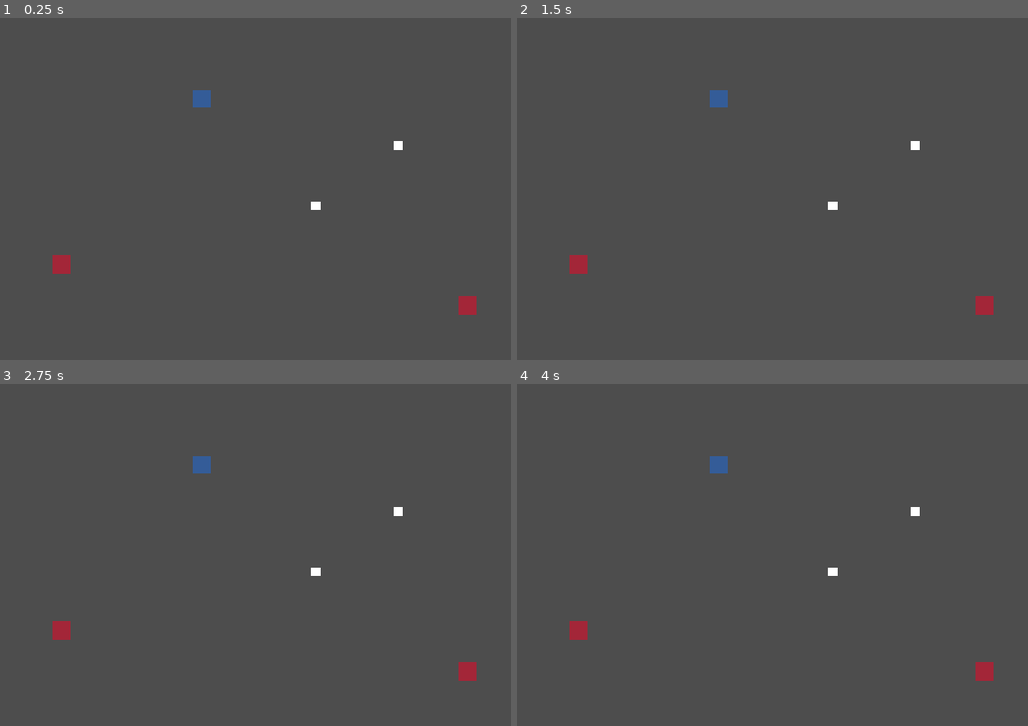
Above: before the commit, frames 1-4 (two rows, left to right).
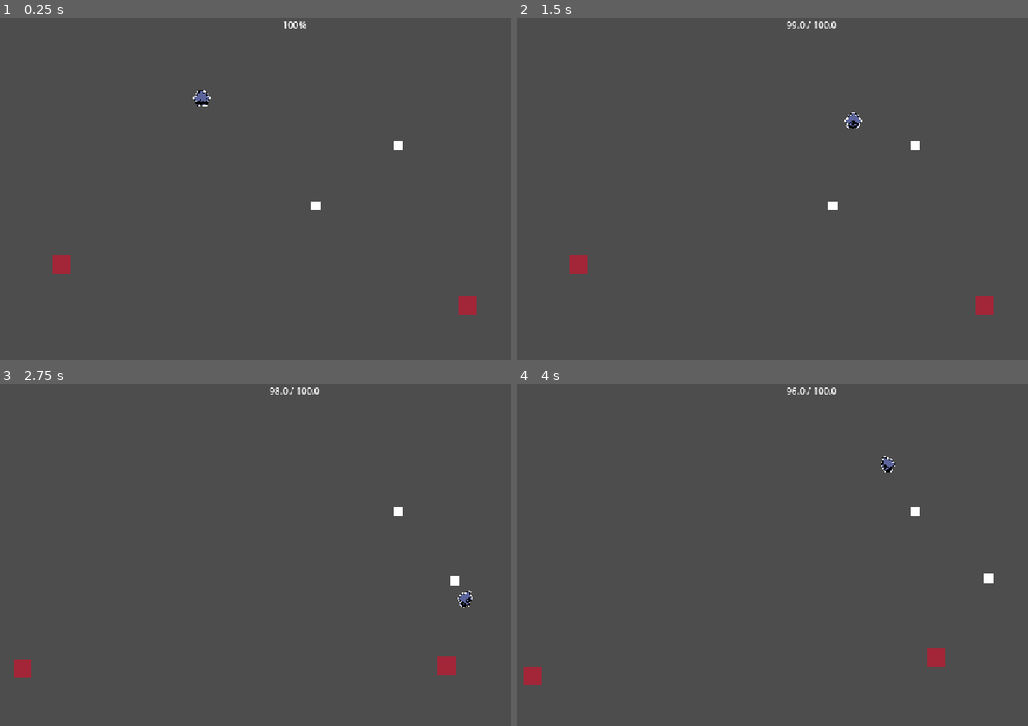
Above: after the commit, the same moments.

Repository: tonasthesecond/b1tjam
Game: Godot game, scene res://rooms/test.tscn
Same seed, same stepped clock (60 frames per second), same inputs: the game is played once before the commit and once after it.
Inputs:
- Up to frame 1 (0.25 s): no input
- Up to frame 2 (1.5 s): hold Right (ui_right) 0.53-1.28 s; hold E (interact) 0.53-1.28 s; tap C (dash) at 0.6 s; hold Down (ui_down) from 1.28 s (still down); tap E (interact) at 1.35 s
- Up to frame 3 (2.75 s): tap C (dash) at 1.55, 2.1 s; release Down (ui_down) at 2.03 s; hold Right (ui_right) from 2.03 s (still down); hold E (interact) from 2.03 s (still down)
- Up to frame 4 (4 s): release Right (ui_right) at 2.78 s; release E (interact) at 2.78 s; hold Up (ui_up) 2.78-3.53 s; tap E (interact) at 2.85 s; tap C (dash) at 3.05, 3.6 s; hold Left (ui_left) from 3.53 s (still down); hold E (interact) from 3.53 s (still down)

The runs differ from the first frame. In frame 1, 0.2% of the frame differs, in the area x 37-60%, y 0-27%; in frame 2, 0.4%; in frame 3, 1.3%; in frame 4, 1.3%, in the area x 1-94%, y 0-89%.
Error before the commit: Parse Error: Identifier "Stats" not declared in the current scope. (res://entities/devotee.gd:8)

Commit message:
better data format

Diff:
--- a/entities/devotee.gd
+++ b/entities/devotee.gd
@@ -1,29 +1,41 @@
 class_name Devotee
 extends CharacterBody2D
 
+@export var data: DevoteeData
 @onready var machine: StateMachine = %StateMachine
 @onready var sprite: Sprite = %Sprite
 @onready var item_holder: ItemHolder = %ItemHolder
 
-const N = Stats.Name
-
 var current_item: Item = null
 
 
-func _ready() -> void:
+func _enter_tree() -> void:
 	# Register with the locator
 	Locator.register(Locator.ID.Devotee, self)
 
+
+func _ready() -> void:
+	# Setup nodes
+	item_holder.set_radius(data.pickup_range.get_value())
+	var life_drain := Ticker.new(self, Stat.new(1.0))
+	life_drain.ticked.connect(data.life.change.bind(-1.0))
+	data.life.depleted.connect(_on_life_depleted)
+
 	# Set up the state machine
-	var speed := Stats.stat(N.DEVOTEE_SPEED)
-	var dash_speed := Stats.stat(N.DEVOTEE_DASH_SPEED)
-	var dash_duration := Stats.stat(N.DEVOTEE_DASH_DURATION)
+	var speed := data.speed
+	var dash_speed := data.dash_speed
+	var dash_duration := data.dash_duration
 
-	var dash_cooldown := Cooldown.new(self, Stats.stat(N.DEVOTEE_DASH_COOLDOWN))
+	var dash_cooldown := Cooldown.new(self, data.dash_cooldown)
 	var dash_raw := DashState.new(self, dash_speed, dash_duration, dash_cooldown)
-	var idle := AnimatedState.new(IdleState.new(self), sprite, &"idle")
-	var walk := AnimatedState.new(WalkState.new(self, speed), sprite, &"walk")
-	var dash := AnimatedState.new(dash_raw, sprite, &"dash")
+
+	var idle := DirectionalAnimatedState.new(
+		IdleState.new(self), sprite, Utils.input_vector, &"idle"
+	)
+	var walk := DirectionalAnimatedState.new(
+		WalkState.new(self, speed), sprite, Utils.input_vector, &"walk"
+	)
+	var dash := DirectionalAnimatedState.new(dash_raw, sprite, Utils.input_vector, &"dash")
 
 	var dash_pressed: Array[Condition] = [
 		CondActionPressed.new(&"dash"), CondBool.new(dash_cooldown.is_ready)
@@ -40,6 +52,10 @@
 func _unhandled_input(event: InputEvent) -> void:
 	if event.is_action_pressed(&"interact"):
 		if item_holder.is_holding():
-			item_holder.drop()
+			item_holder.drop(sprite.facing_vector())
 		else:
 			item_holder.try_pick_up()
+
+
+func _on_life_depleted() -> void:
+	pass
--- a/entities/devotee.tscn
+++ b/entities/devotee.tscn
@@ -1,15 +1,174 @@
 [gd_scene format=3 uid="uid://c5mh6i405xv6d"]
 
 [ext_resource type="Script" uid="uid://d2narm3wa62eg" path="res://entities/devotee.gd" id="1_odqxy"]
+[ext_resource type="Resource" uid="uid://dpinhkmc62bb5" path="res://resources/data/base_devotee_data.tres" id="2_1l5e6"]
 [ext_resource type="Script" uid="uid://dm0t2kn6ajokt" path="res://components/state-machine/state_machine.gd" id="2_8btsr"]
 [ext_resource type="PackedScene" uid="uid://cduwv7qea3klt" path="res://components/sprites/sprite.tscn" id="3_fqo75"]
+[ext_resource type="Texture2D" uid="uid://blk4fnsk4ecbx" path="res://assets/player/DEVOTEE_idle.png" id="4_ey5n3"]
 [ext_resource type="PackedScene" uid="uid://b8hcp4u1c2idr" path="res://components/items/item_holder.tscn" id="4_rups4"]
+[ext_resource type="Texture2D" uid="uid://b1bb44l3i0g66" path="res://assets/player/DEVOTEE_walk.png" id="6_mjg5p"]
+
+[sub_resource type="AtlasTexture" id="AtlasTexture_1l5e6"]
+atlas = ExtResource("4_ey5n3")
+region = Rect2(0, 0, 32, 32)
+
+[sub_resource type="AtlasTexture" id="AtlasTexture_mjg5p"]
+atlas = ExtResource("4_ey5n3")
+region = Rect2(32, 0, 32, 32)
+
+[sub_resource type="AtlasTexture" id="AtlasTexture_28hmf"]
+atlas = ExtResource("4_ey5n3")
+region = Rect2(192, 0, 32, 32)
+
+[sub_resource type="AtlasTexture" id="AtlasTexture_3lmf2"]
+atlas = ExtResource("4_ey5n3")
+region = Rect2(224, 0, 32, 32)
+
+[sub_resource type="AtlasTexture" id="AtlasTexture_80p2w"]
+atlas = ExtResource("4_ey5n3")
+region = Rect2(64, 0, 32, 32)
+
+[sub_resource type="AtlasTexture" id="AtlasTexture_ctqe0"]
+atlas = ExtResource("4_ey5n3")
+region = Rect2(96, 0, 32, 32)
+
+[sub_resource type="AtlasTexture" id="AtlasTexture_wnsj4"]
+atlas = ExtResource("4_ey5n3")
+region = Rect2(128, 0, 32, 32)
+
+[sub_resource type="AtlasTexture" id="AtlasTexture_dguq6"]
+atlas = ExtResource("4_ey5n3")
+region = Rect2(160, 0, 32, 32)
+
+[sub_resource type="AtlasTexture" id="AtlasTexture_hvfp6"]
+atlas = ExtResource("6_mjg5p")
+region = Rect2(0, 0, 32, 32)
+
+[sub_resource type="AtlasTexture" id="AtlasTexture_jtdep"]
+atlas = ExtResource("6_mjg5p")
+region = Rect2(32, 0, 32, 32)
+
+[sub_resource type="AtlasTexture" id="AtlasTexture_mexs1"]
+atlas = ExtResource("6_mjg5p")
+region = Rect2(192, 0, 32, 32)
+
+[sub_resource type="AtlasTexture" id="AtlasTexture_joqig"]
+atlas = ExtResource("6_mjg5p")
+region = Rect2(224, 0, 32, 32)
+
+[sub_resource type="AtlasTexture" id="AtlasTexture_lqo5p"]
+atlas = ExtResource("6_mjg5p")
+region = Rect2(64, 0, 32, 32)
+
+[sub_resource type="AtlasTexture" id="AtlasTexture_oc5ch"]
+atlas = ExtResource("6_mjg5p")
+region = Rect2(96, 0, 32, 32)
+
+[sub_resource type="AtlasTexture" id="AtlasTexture_pbmuh"]
+atlas = ExtResource("6_mjg5p")
+region = Rect2(128, 0, 32, 32)
+
+[sub_resource type="AtlasTexture" id="AtlasTexture_fihu5"]
+atlas = ExtResource("6_mjg5p")
+region = Rect2(160, 0, 32, 32)
+
+[sub_resource type="SpriteFrames" id="SpriteFrames_foqpk"]
+animations = [{
+"frames": [{
+"duration": 1.0,
+"texture": SubResource("AtlasTexture_1l5e6")
+}, {
+"duration": 1.0,
+"texture": SubResource("AtlasTexture_mjg5p")
+}],
+"loop": 1,
+"name": &"idle_down",
+"speed": 5.0
+}, {
+"frames": [{
+"duration": 1.0,
+"texture": SubResource("AtlasTexture_28hmf")
+}, {
+"duration": 1.0,
+"texture": SubResource("AtlasTexture_3lmf2")
+}],
+"loop": 1,
+"name": &"idle_left",
+"speed": 5.0
+}, {
+"frames": [{
+"duration": 1.0,
+"texture": SubResource("AtlasTexture_80p2w")
+}, {
+"duration": 1.0,
+"texture": SubResource("AtlasTexture_ctqe0")
+}],
+"loop": 1,
+"name": &"idle_right",
+"speed": 5.0
+}, {
+"frames": [{
+"duration": 1.0,
+"texture": SubResource("AtlasTexture_wnsj4")
+}, {
+"duration": 1.0,
+"texture": SubResource("AtlasTexture_dguq6")
+}],
+"loop": 1,
+"name": &"idle_up",
+"speed": 5.0
+}, {
+"frames": [{
+"duration": 1.0,
+"texture": SubResource("AtlasTexture_hvfp6")
+}, {
+"duration": 1.0,
+"texture": SubResource("AtlasTexture_jtdep")
+}],
+"loop": 1,
+"name": &"walk_down",
+"speed": 5.0
+}, {
+"frames": [{
+"duration": 1.0,
+"texture": SubResource("AtlasTexture_mexs1")
+}, {
+"duration": 1.0,
+"texture": SubResource("AtlasTexture_joqig")
+}],
+"loop": 1,
+"name": &"walk_left",
+"speed": 5.0
+}, {
+"frames": [{
+"duration": 1.0,
+"texture": SubResource("AtlasTexture_lqo5p")
+}, {
+"duration": 1.0,
+"texture": SubResource("AtlasTexture_oc5ch")
+}],
+"loop": 1,
+"name": &"walk_right",
+"speed": 5.0
+}, {
+"frames": [{
+"duration": 1.0,
+"texture": SubResource("AtlasTexture_pbmuh")
+}, {
+"duration": 1.0,
+"texture": SubResource("AtlasTexture_fihu5")
+}],
+"loop": 1,
+"name": &"walk_up",
+"speed": 5.0
+}]
 
 [sub_resource type="RectangleShape2D" id="RectangleShape2D_foqpk"]
 size = Vector2(32, 32)
 
 [node name="Devotee" type="CharacterBody2D" unique_id=590384946]
 script = ExtResource("1_odqxy")
+data = ExtResource("2_1l5e6")
 
 [node name="StateMachine" type="Node" parent="." unique_id=1464528353]
 unique_name_in_owner = true
@@ -18,14 +177,8 @@
 
 [node name="Sprite" parent="." unique_id=989566543 instance=ExtResource("3_fqo75")]
 unique_name_in_owner = true
-
-[node name="ColorRect" type="ColorRect" parent="Sprite" unique_id=2146032581]
-offset_left = -16.0
-offset_top = -16.0
-offset_right = 16.0
-offset_bottom = 16.0
-pivot_offset = Vector2(-232, -116)
-color = Color(0.20274839, 0.36150444, 0.5944082, 1)
+sprite_frames = SubResource("SpriteFrames_foqpk")
+animation = &"walk_up"
 
 [node name="CollisionShape2D" type="CollisionShape2D" parent="." unique_id=136812489]
 visible = false
@@ -33,4 +186,5 @@
 
 [node name="ItemHolder" parent="." unique_id=1892839364 instance=ExtResource("4_rups4")]
 unique_name_in_owner = true
+visible = false
 position = Vector2(0, -33)
--- a/entities/enemies/enemy.gd
+++ b/entities/enemies/enemy.gd
@@ -1,6 +1,7 @@
 class_name Enemy
 extends CharacterBody2D
 
+@export var data: EnemyData
 @onready var machine: StateMachine = %StateMachine
 @onready var sprite: Sprite = %Sprite
 @onready var detector: DevoteeDetector = %DevoteeDetector
@@ -9,10 +10,12 @@
 
 
 func _ready() -> void:
-	var speed := Stats.get_stat(Stats.Name.SHADOW_SPEED)
-	var wander_radius := Stats.get_stat(Stats.Name.ENEMY_WANDER_RADIUS)
-	var idle_min := Stats.get_stat(Stats.Name.ENEMY_IDLE_MIN)
-	var idle_max := Stats.get_stat(Stats.Name.ENEMY_IDLE_MAX)
+	data = data.duplicate(true)
+
+	var speed := data.speed
+	var wander_radius := data.wander_radius
+	var idle_min := data.idle_min
+	var idle_max := data.idle_max
 
 	var wander_raw := WanderState.new(self, speed, wander_radius, global_position)
 
--- a/entities/enemies/enemy.tscn
+++ b/entities/enemies/enemy.tscn
@@ -1,6 +1,7 @@
 [gd_scene format=3 uid="uid://d2wrg7v4r1504"]
 
 [ext_resource type="Script" uid="uid://dgefhy4r1nxo1" path="res://entities/enemies/enemy.gd" id="1_k4ngg"]
+[ext_resource type="Resource" uid="uid://cnsvs4atutndp" path="res://resources/data/base_enemy_data.tres" id="2_twyc1"]
 [ext_resource type="Script" uid="uid://dm0t2kn6ajokt" path="res://components/state-machine/state_machine.gd" id="2_y0nuf"]
 [ext_resource type="PackedScene" uid="uid://bw6kf2d0qqyux" path="res://components/detectors/devotee_detector.tscn" id="3_y0nuf"]
 [ext_resource type="PackedScene" uid="uid://cduwv7qea3klt" path="res://components/sprites/sprite.tscn" id="4_msovg"]
@@ -10,6 +11,7 @@
 
 [node name="Enemy" type="CharacterBody2D" unique_id=945603901]
 script = ExtResource("1_k4ngg")
+data = ExtResource("2_twyc1")
 
 [node name="CollisionShape2D" type="CollisionShape2D" parent="." unique_id=1897005441]
 visible = false
--- /dev/null
+++ b/interface/life_bar.gd
@@ -0,0 +1,14 @@
+class_name LifeBar
+extends TextureProgressBar
+
+
+func _ready() -> void:
+	var devotee: Devotee = Locator.ref(Locator.ID.Devotee)
+	devotee.data.life.value_changed.connect(_on_life_changed)
+
+
+func _on_life_changed(new_current: float, new_max: float) -> void:
+	value = new_current
+	max_value = new_max
+
+	$Label.text = str(new_current) + " / " + str(new_max)
--- /dev/null
+++ b/interface/life_bar.tscn
@@ -0,0 +1,20 @@
+[gd_scene format=3 uid="uid://c7llrrm4s81aq"]
+
+[ext_resource type="Script" uid="uid://drotgp1ot5wcx" path="res://interface/life_bar.gd" id="1_dth2t"]
+
+[node name="LifeBar" type="TextureProgressBar" unique_id=307651756]
+anchors_preset = 10
+anchor_right = 1.0
+offset_bottom = 1.0
+grow_horizontal = 2
+script = ExtResource("1_dth2t")
+
+[node name="Label" type="Label" parent="." unique_id=872426083]
+layout_mode = 1
+anchors_preset = 15
+anchor_right = 1.0
+anchor_bottom = 1.0
+grow_horizontal = 2
+grow_vertical = 2
+text = "100%"
+horizontal_alignment = 1
--- a/map.tscn
+++ /dev/null
@@ -1,3 +0,0 @@
-[gd_scene format=3 uid="uid://ddtcjl2up5ash"]
-
-[node name="Map" type="Node" unique_id=175347258]
--- /dev/null
+++ b/resources/data/base_devotee_data.tres
@@ -0,0 +1,50 @@
+[gd_resource type="Resource" script_class="DevoteeData" format=3 uid="uid://dpinhkmc62bb5"]
+
+[ext_resource type="Script" uid="uid://cwst10m5nxhuq" path="res://resources/data/devotee_data.gd" id="1_44xc8"]
+[ext_resource type="Script" uid="uid://7muj05ltg4jj" path="res://resources/stats/stat.gd" id="2_gdqta"]
+
+[sub_resource type="Resource" id="Resource_dash_cooldown"]
+script = ExtResource("2_gdqta")
+base = 0.3
+min_value = 0.0
+metadata/_custom_type_script = "uid://7muj05ltg4jj"
+
+[sub_resource type="Resource" id="Resource_dash_duration"]
+script = ExtResource("2_gdqta")
+base = 0.2
+min_value = 0.0
+metadata/_custom_type_script = "uid://7muj05ltg4jj"
+
+[sub_resource type="Resource" id="Resource_dash_speed"]
+script = ExtResource("2_gdqta")
+base = 600.0
+min_value = 0.0
+metadata/_custom_type_script = "uid://7muj05ltg4jj"
+
+[sub_resource type="Resource" id="Resource_max_life"]
+script = ExtResource("2_gdqta")
+base = 100.0
+min_value = 1.0
+metadata/_custom_type_script = "uid://7muj05ltg4jj"
+
+[sub_resource type="Resource" id="Resource_pickup_range"]
+script = ExtResource("2_gdqta")
+base = 50.0
+min_value = 0.0
+metadata/_custom_type_script = "uid://7muj05ltg4jj"
+
+[sub_resource type="Resource" id="Resource_speed"]
+script = ExtResource("2_gdqta")
+base = 200.0
+min_value = 50.0
+metadata/_custom_type_script = "uid://7muj05ltg4jj"
+
+[resource]
+script = ExtResource("1_44xc8")
+speed = SubResource("Resource_speed")
+dash_duration = SubResource("Resource_dash_duration")
+dash_speed = SubResource("Resource_dash_speed")
+dash_cooldown = SubResource("Resource_dash_cooldown")
+pickup_range = SubResource("Resource_pickup_range")
+max_life = SubResource("Resource_max_life")
+metadata/_custom_type_script = "uid://cwst10m5nxhuq"
--- /dev/null
+++ b/resources/data/base_enemy_data.tres
@@ -0,0 +1,50 @@
+[gd_resource type="Resource" script_class="EnemyData" format=3 uid="uid://cnsvs4atutndp"]
+
+[ext_resource type="Script" uid="uid://bn0ckp1vuc2yy" path="res://resources/data/enemy_data.gd" id="1_enemy"]
+[ext_resource type="Script" uid="uid://7muj05ltg4jj" path="res://resources/stats/stat.gd" id="2_gdqta"]
+
+[sub_resource type="Resource" id="Resource_idle_max"]
+script = ExtResource("2_gdqta")
+base = 3.0
+min_value = 0.0
+metadata/_custom_type_script = "uid://7muj05ltg4jj"
+
+[sub_resource type="Resource" id="Resource_idle_min"]
+script = ExtResource("2_gdqta")
+base = 1.0
+min_value = 0.0
+metadata/_custom_type_script = "uid://7muj05ltg4jj"
+
+[sub_resource type="Resource" id="Resource_max_life"]
+script = ExtResource("2_gdqta")
+base = 100.0
+min_value = 1.0
+metadata/_custom_type_script = "uid://7muj05ltg4jj"
+
+[sub_resource type="Resource" id="Resource_sight_range"]
+script = ExtResource("2_gdqta")
+base = 200.0
+min_value = 0.0
+metadata/_custom_type_script = "uid://7muj05ltg4jj"
+
+[sub_resource type="Resource" id="Resource_speed"]
+script = ExtResource("2_gdqta")
+base = 80.0
+min_value = 0.0
+metadata/_custom_type_script = "uid://7muj05ltg4jj"
+
+[sub_resource type="Resource" id="Resource_wander_radius"]
+script = ExtResource("2_gdqta")
+base = 120.0
+min_value = 0.0
+metadata/_custom_type_script = "uid://7muj05ltg4jj"
+
+[resource]
+script = ExtResource("1_enemy")
+speed = SubResource("Resource_speed")
+wander_radius = SubResource("Resource_wander_radius")
+idle_min = SubResource("Resource_idle_min")
+idle_max = SubResource("Resource_idle_max")
+sight_range = SubResource("Resource_sight_range")
+max_life = SubResource("Resource_max_life")
+metadata/_custom_type_script = "uid://bn0ckp1vuc2yy"
--- /dev/null
+++ b/resources/data/devotee_data.gd
@@ -0,0 +1,15 @@
+class_name DevoteeData
+extends Resource
+
+@export var speed: Stat
+@export var dash_duration: Stat
+@export var dash_speed: Stat
+@export var dash_cooldown: Stat
+@export var pickup_range: Stat
+@export var max_life: Stat
+
+var life: Meter:
+	get:
+		if life == null:
+			life = Meter.new(max_life)
+		return life
--- /dev/null
+++ b/resources/data/enemy_data.gd
@@ -0,0 +1,15 @@
+class_name EnemyData
+extends Resource
+
+@export var speed: Stat
+@export var wander_radius: Stat
+@export var idle_min: Stat
+@export var idle_max: Stat
+@export var sight_range: Stat
+@export var max_life: Stat
+
+var life: Meter:
+	get:
+		if life == null:
+			life = Meter.new(max_life)
+		return life
--- a/resources/states/animated_state.gd
+++ b/resources/states/animated_state.gd
@@ -1,4 +1,5 @@
-class_name AnimatedState extends State
+class_name AnimatedState
+extends State
 
 var _inner: State
 var _sprite: Sprite
--- a/rooms/room.tscn
+++ b/rooms/room.tscn
@@ -4,3 +4,12 @@
 
 [node name="Room" type="Node" unique_id=1497093105]
 script = ExtResource("1_nk0be")
+
+[node name="Entities" type="Node2D" parent="." unique_id=653175255]
+unique_name_in_owner = true
+
+[node name="Objects" type="Node2D" parent="." unique_id=232923056]
+unique_name_in_owner = true
+
+[node name="Interface" type="CanvasLayer" parent="." unique_id=1148068440]
+unique_name_in_owner = true
--- a/rooms/test.tscn
+++ b/rooms/test.tscn
@@ -4,20 +4,26 @@
 [ext_resource type="PackedScene" uid="uid://c5mh6i405xv6d" path="res://entities/devotee.tscn" id="2_yo7q2"]
 [ext_resource type="PackedScene" uid="uid://d2wrg7v4r1504" path="res://entities/enemies/enemy.tscn" id="3_tu2lb"]
 [ext_resource type="PackedScene" uid="uid://mhq2eqlgvgv6" path="res://objects/items/item.tscn" id="4_58jih"]
+[ext_resource type="PackedScene" uid="uid://c7llrrm4s81aq" path="res://interface/life_bar.tscn" id="5_tu2lb"]
 
 [node name="Room" unique_id=1497093105 instance=ExtResource("1_jy40g")]
 
-[node name="Devotee" parent="." index="0" unique_id=590384946 instance=ExtResource("2_yo7q2")]
+[node name="Devotee" parent="Entities" parent_id_path=PackedInt32Array(653175255) index="0" unique_id=590384946 instance=ExtResource("2_yo7q2")]
 position = Vector2(413, 142)
 
-[node name="Shadow" parent="." index="1" unique_id=945603901 instance=ExtResource("3_tu2lb")]
+[node name="Shadow" parent="Entities" parent_id_path=PackedInt32Array(653175255) index="1" unique_id=945603901 instance=ExtResource("3_tu2lb")]
 position = Vector2(879, 505)
 
-[node name="Shadow2" parent="." index="2" unique_id=2024612518 instance=ExtResource("3_tu2lb")]
+[node name="Shadow2" parent="Entities" parent_id_path=PackedInt32Array(653175255) index="2" unique_id=2024612518 instance=ExtResource("3_tu2lb")]
 position = Vector2(167, 433)
 
-[node name="Item" parent="." index="3" unique_id=177792563 instance=ExtResource("4_58jih")]
+[node name="Item" parent="Objects" parent_id_path=PackedInt32Array(232923056) index="0" unique_id=177792563 instance=ExtResource("4_58jih")]
 position = Vector2(758, 224)
 
-[node name="Item2" parent="." index="4" unique_id=1864441545 instance=ExtResource("4_58jih")]
+[node name="Item2" parent="Objects" parent_id_path=PackedInt32Array(232923056) index="1" unique_id=1864441545 instance=ExtResource("4_58jih")]
 position = Vector2(614, 330)
+
+[node name="LifeBar" parent="Interface" parent_id_path=PackedInt32Array(1148068440) index="0" unique_id=307651756 instance=ExtResource("5_tu2lb")]
+anchors_preset = -1
+anchor_bottom = 0.033950616
+metadata/_edit_use_anchors_ = true
Not shown, added: interface/life_bar.gd.uid
Not shown, added: resources/data/devotee_data.gd.uid
Not shown, added: resources/data/enemy_data.gd.uid
